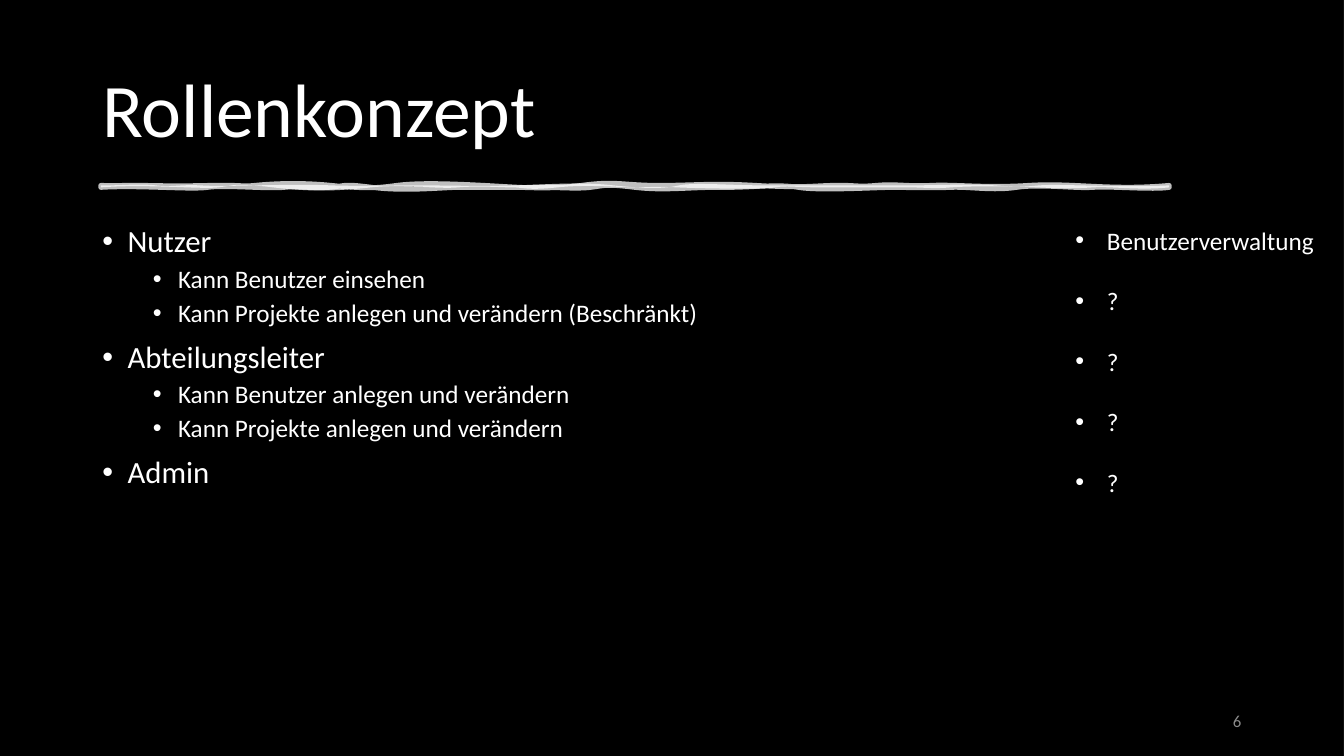
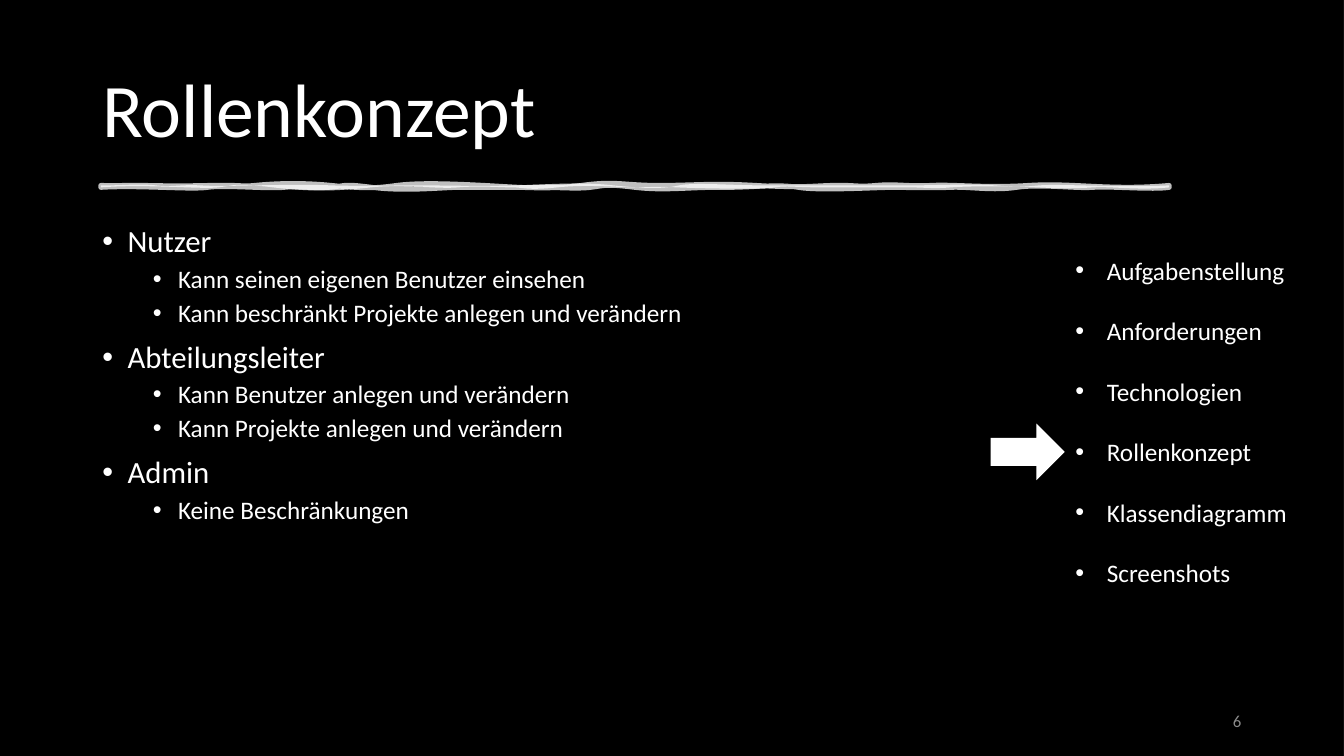
Before and after one commit to DennisWandschura/Profitabilitaet, a slide deck: slide 6 of Präst_Profitabilität.pptx. Drawn at 1344x756 pixels with LibreOffice and Linux fonts; fonts in the diff are those of the drawing; background and template pictures are left out; a plain dark background stands for a picture behind light text. Boxes give left, top, right and bottom in pixels: in the first picture for what was removed or moved away, otherwise in the second. Text is boxed around its words. In the diff, an @@ line names an element or a change of style, - is before the commit and + after.

```diff
--- a/Präst_Profitabilität.pptx
+++ b/Präst_Profitabilität.pptx
@@ text at (x1=1107, y1=262, x2=1287, y2=583): text changed @@
-• Benutzerverwaltung
-• ?
-• ?
-• ?
-• ?
+• Aufgabenstellung
+• Anforderungen
+• Technologien
+• Rollenkonzept
+• Klassendiagramm
+• Screenshots
@@ text at (x1=178, y1=270, x2=681, y2=327): text changed @@
-  • Kann Benutzer einsehen
-  • Kann Projekte anlegen und verändern (Beschränkt)
+  • Kann seinen eigenen Benutzer einsehen
+  • Kann beschränkt Projekte anlegen und verändern
@@ right arrow added at (x1=991, y1=425, x2=1064, y2=479), fill #FFFFFF, outline #FFFFFF 1 pt @@
@@ text at (x1=178, y1=501, x2=408, y2=524): paragraph added @@
+  • Keine Beschränkungen
```
Also in this commit, not shown: 4 other slides changed, 8 slides added, 4 slides removed.
